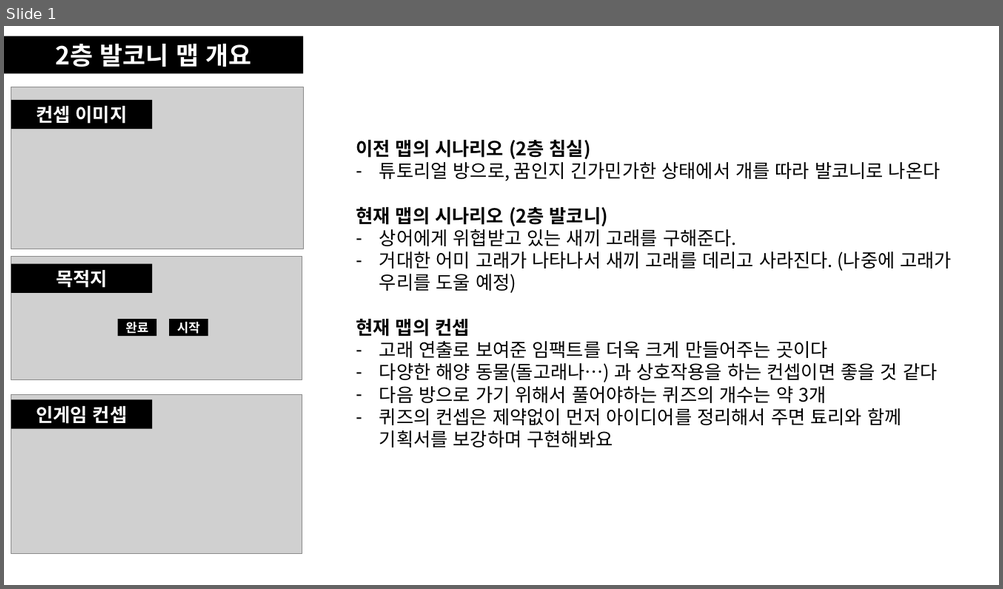
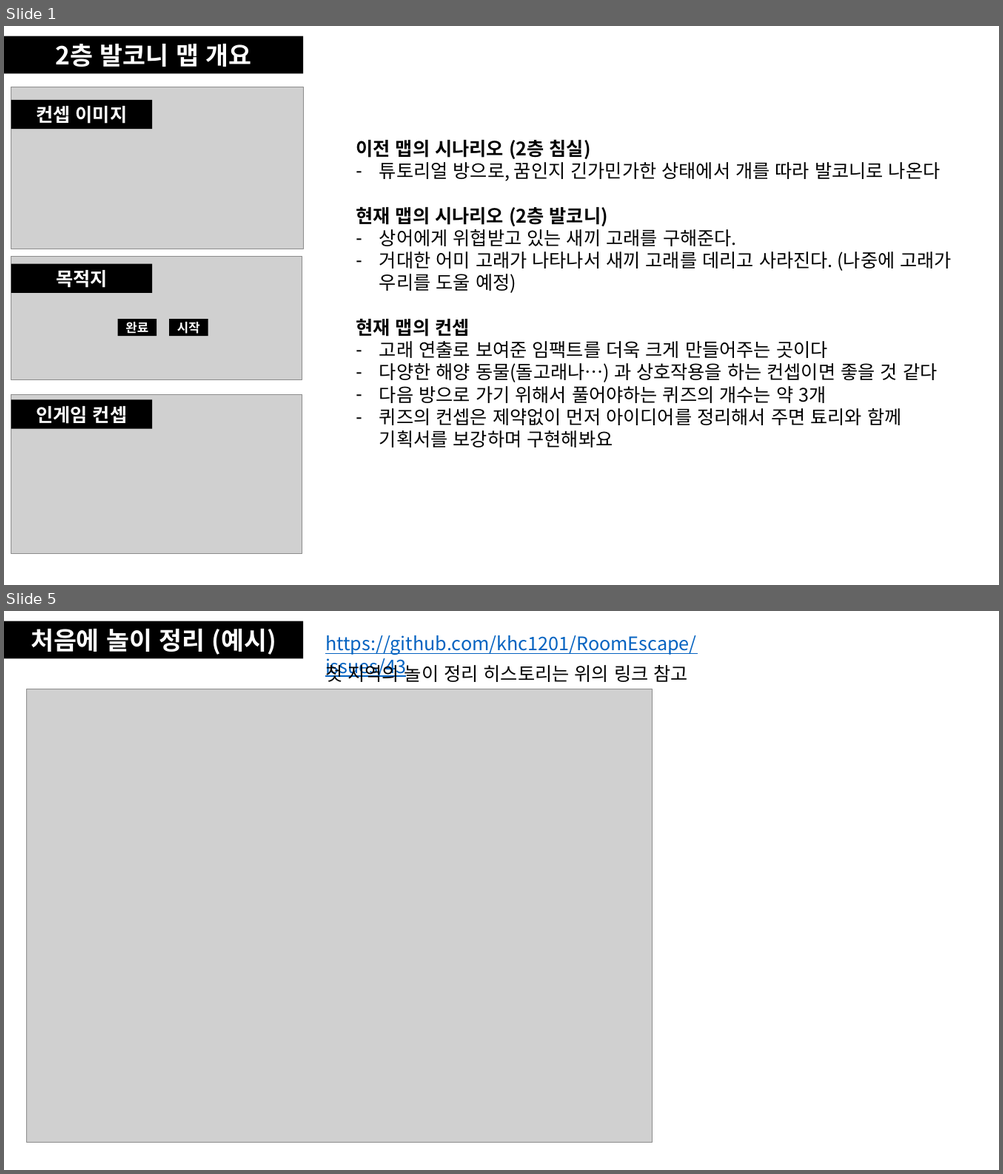
Before and after one commit to khc1201/RoomEscape, a slide deck: Dream/Build/씬 기획.pptx. Shown one above the other, each under a label of ours: slide 1 before the commit, slides 1 and 5 after it; the slides between them are not shown. The pictures are 1003x589 and 1003x1174 pixels, drawn with LibreOffice and Linux fonts; fonts in the diff are those of the drawing; grey boxes stand for pictures. Boxes give left, top, right and bottom in pixels: in the first picture for what was removed or moved away, otherwise in the second. Text is boxed around its words. In the diff, an @@ line names an element or a change of style, - is before the commit and + after.

```diff
--- a/Dream/Build/씬 기획.pptx
+++ b/Dream/Build/씬 기획.pptx
@@ slide 5 added at <box>4,611,999,1170</box>, background #FFFFFF @@
@@ rectangle added at <box>4,621,303,659</box>, fill #000000, 24 pt, text #FFFFFF, bold @@
+처음에 놀이 정리 (예시)
@@ text added at <box>325,635,697,678</box>, 18 pt, text #0563C1, underline @@
+https://github.com/khc1201/RoomEscape/issues/43
@@ text added at <box>325,661,688,682</box>, 18 pt, text #000000 @@
+첫 지역의 놀이 정리 히스토리는 위의 링크 참고
@@ picture added at <box>27,689,652,1142</box> @@
```
Also in this commit, not shown: 2 slides changed, 6 other slides added, 2 slides removed, 36 other files.
